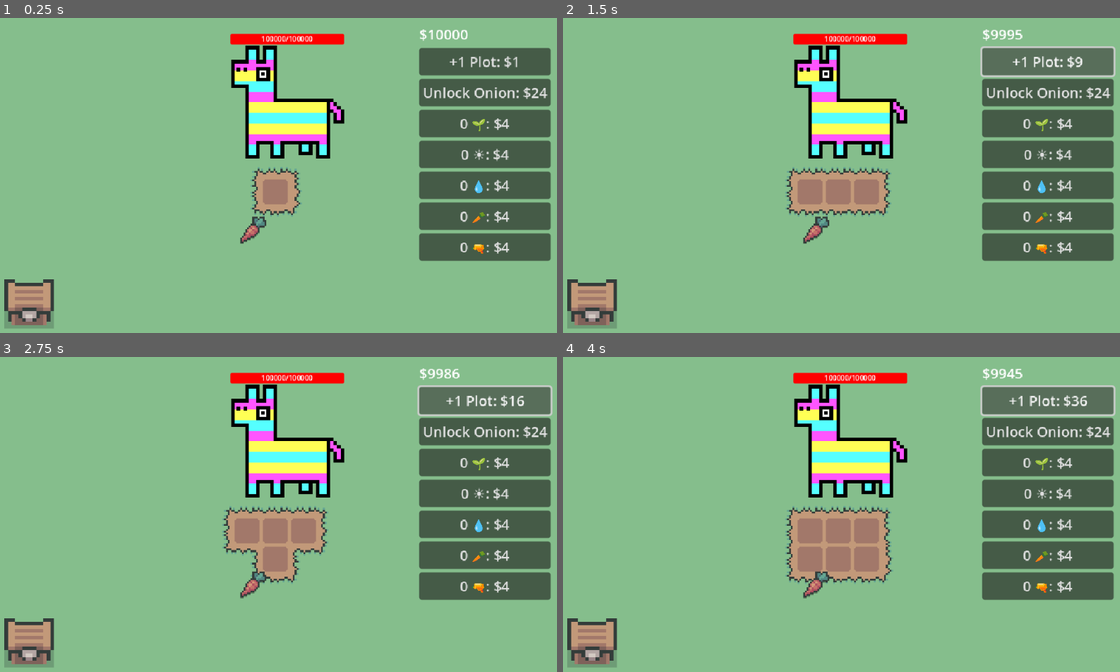
Above: before the commit, frames 1-4 (two rows, left to right).
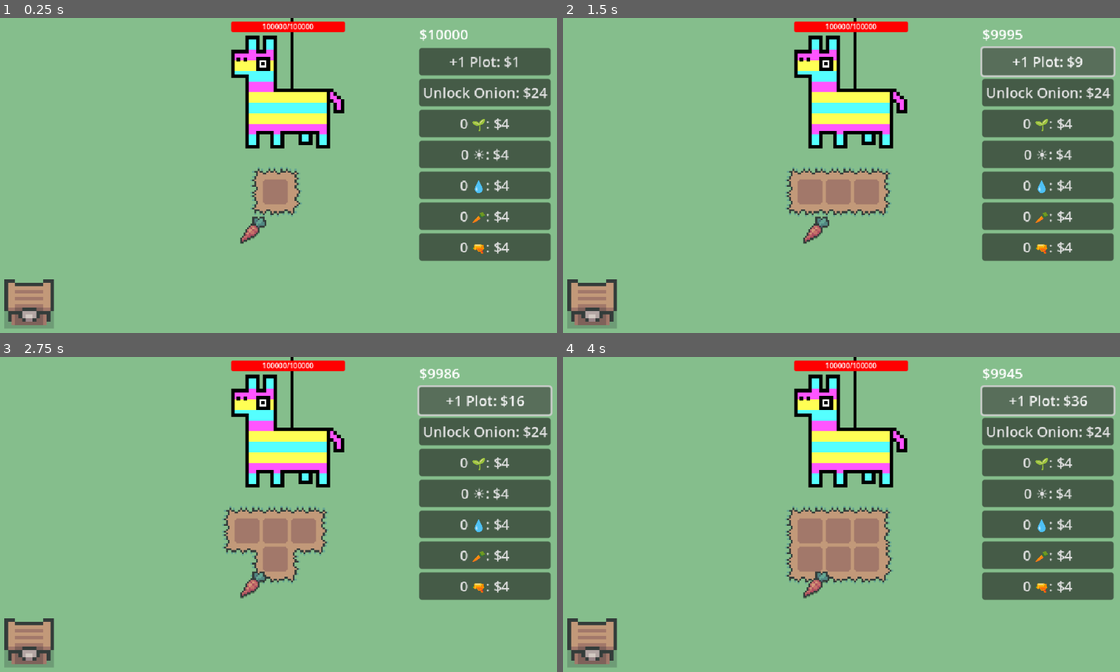
Above: after the commit, the same moments.

Repository: eric-marsh/farminata
Game: Godot game, scene res://scene/scene_switcher.tscn
Same seed, same stepped clock (60 frames per second), same inputs: the game is played once before the commit and once after it. Sound files missing from this copy of the repository are replaced by a short silence.
Inputs:
- Up to frame 1 (0.25 s): no input
- Up to frame 2 (1.5 s): click "+1 Plot: $1" at 0.5 s; click "+1 Plot: $4" at 1.25 s
- Up to frame 3 (2.75 s): click "+1 Plot: $9" at 2 s
- Up to frame 4 (4 s): click "+1 Plot: $16" at 2.75 s; click "+1 Plot: $25" at 3.5 s

The runs differ from the first frame. In frame 1, 5.5% of the frame differs, in the area x 41-62%, y 0-45%; in frame 2, 5.5%; in frame 3, 5.5%; in frame 4, 5.5%.

Commit message:
use rotation instead of pathline

Diff:
--- a/scene/main.tscn
+++ b/scene/main.tscn
@@ -53,4 +53,4 @@
 scale = Vector2(4, 4)
 
 [node name="Piniata" parent="." instance=ExtResource("10_tqoya")]
-position = Vector2(334, 127)
+position = Vector2(334, 53)
--- a/scene/piniata.tscn
+++ b/scene/piniata.tscn
@@ -1,8 +1,14 @@
-[gd_scene load_steps=13 format=3 uid="uid://c0isrep8hx4u6"]
+[gd_scene load_steps=12 format=3 uid="uid://c0isrep8hx4u6"]
 
 [ext_resource type="Texture2D" uid="uid://db0815guajv36" path="res://img/piniata/piniata.png" id="1_ddpin"]
 [ext_resource type="Script" uid="uid://dybxqlmd0pudk" path="res://script/piniata.gd" id="1_j2vsm"]
 [ext_resource type="PackedScene" uid="uid://dx7x4rdgygqg6" path="res://scene/output.tscn" id="3_odym4"]
+
+[sub_resource type="RectangleShape2D" id="RectangleShape2D_ddpin"]
+size = Vector2(64.5, 128)
+
+[sub_resource type="RectangleShape2D" id="RectangleShape2D_odym4"]
+size = Vector2(64, 128)
 
 [sub_resource type="StyleBoxEmpty" id="StyleBoxEmpty_odym4"]
 
@@ -15,18 +21,6 @@
 
 [sub_resource type="LabelSettings" id="LabelSettings_nu8ja"]
 font_size = 8
-
-[sub_resource type="Curve2D" id="Curve2D_odym4"]
-_data = {
-"points": PackedVector2Array(-19.7718, -35.2091, 26, 14, -50, -42, -26, 14, 0, 0, 50, -42)
-}
-point_count = 2
-
-[sub_resource type="RectangleShape2D" id="RectangleShape2D_ddpin"]
-size = Vector2(64.5, 128)
-
-[sub_resource type="RectangleShape2D" id="RectangleShape2D_odym4"]
-size = Vector2(64, 128)
 
 [sub_resource type="Animation" id="Animation_rrcj7"]
 length = 0.001
@@ -50,7 +44,7 @@
 tracks/0/type = "value"
 tracks/0/imported = false
 tracks/0/enabled = true
-tracks/0/path = NodePath("Path2D/PathFollow2D/Sprite2D:scale")
+tracks/0/path = NodePath("Node2D/Sprite2D:scale")
 tracks/0/interp = 1
 tracks/0/loop_wrap = true
 tracks/0/keys = {
@@ -70,12 +64,43 @@
 z_index = 3
 script = ExtResource("1_j2vsm")
 
+[node name="Node2D" type="Node2D" parent="."]
+position = Vector2(0, -97)
+
+[node name="Line2D" type="Line2D" parent="Node2D"]
+position = Vector2(5, -2)
+points = PackedVector2Array(0, 0, 0, 147)
+width = 3.0
+default_color = Color(0, 0, 0, 1)
+
+[node name="Output" parent="Node2D" instance=ExtResource("3_odym4")]
+position = Vector2(0, 149)
+enable_offset = true
+
+[node name="Sprite2D" type="Sprite2D" parent="Node2D"]
+texture = ExtResource("1_ddpin")
+offset = Vector2(0, 96)
+
+[node name="LeftArea" type="Area2D" parent="Node2D"]
+position = Vector2(0, 128)
+
+[node name="CollisionShape2D" type="CollisionShape2D" parent="Node2D/LeftArea"]
+position = Vector2(-32.25, 0)
+shape = SubResource("RectangleShape2D_ddpin")
+
+[node name="RightArea" type="Area2D" parent="Node2D"]
+position = Vector2(0, 128)
+
+[node name="CollisionShape2D" type="CollisionShape2D" parent="Node2D/RightArea"]
+position = Vector2(32, 0.5)
+shape = SubResource("RectangleShape2D_odym4")
+
 [node name="HealthBar" type="ProgressBar" parent="."]
 custom_minimum_size = Vector2(129, 2)
-offset_left = -65.0
-offset_top = -109.0
-offset_right = 64.0
-offset_bottom = -97.0
+offset_left = -64.0
+offset_top = -49.0
+offset_right = 65.0
+offset_bottom = -37.0
 theme_override_styles/background = SubResource("StyleBoxEmpty_odym4")
 theme_override_styles/fill = SubResource("StyleBoxFlat_rrcj7")
 value = 100.0
@@ -89,37 +114,10 @@
 label_settings = SubResource("LabelSettings_nu8ja")
 horizontal_alignment = 1
 
-[node name="Path2D" type="Path2D" parent="."]
-curve = SubResource("Curve2D_odym4")
-
-[node name="PathFollow2D" type="PathFollow2D" parent="Path2D"]
-position = Vector2(3.81443e-06, -31.5)
-progress = 51.5688
-loop = false
-
-[node name="Sprite2D" type="Sprite2D" parent="Path2D/PathFollow2D"]
-texture = ExtResource("1_ddpin")
-
-[node name="LeftArea" type="Area2D" parent="Path2D/PathFollow2D"]
-
-[node name="CollisionShape2D" type="CollisionShape2D" parent="Path2D/PathFollow2D/LeftArea"]
-position = Vector2(-32.25, 0)
-shape = SubResource("RectangleShape2D_ddpin")
-
-[node name="RightArea" type="Area2D" parent="Path2D/PathFollow2D"]
-
-[node name="CollisionShape2D" type="CollisionShape2D" parent="Path2D/PathFollow2D/RightArea"]
-position = Vector2(32, 0.5)
-shape = SubResource("RectangleShape2D_odym4")
-
-[node name="Output" parent="." instance=ExtResource("3_odym4")]
-position = Vector2(0, 23)
-enable_offset = true
-
 [node name="AnimationPlayerPulse" type="AnimationPlayer" parent="."]
 libraries = {
 &"": SubResource("AnimationLibrary_nu8ja")
 }
 
-[connection signal="input_event" from="Path2D/PathFollow2D/LeftArea" to="." method="_on_left_area_input_event"]
-[connection signal="input_event" from="Path2D/PathFollow2D/RightArea" to="." method="_on_right_area_input_event"]
+[connection signal="input_event" from="Node2D/LeftArea" to="." method="_on_left_area_input_event"]
+[connection signal="input_event" from="Node2D/RightArea" to="." method="_on_right_area_input_event"]
--- a/script/piniata.gd
+++ b/script/piniata.gd
@@ -4,8 +4,6 @@
 @onready var animation_player_pulse:AnimationPlayer = $AnimationPlayerPulse
 
 @onready var health_bar = $HealthBar
-
-
 
 var possible_outputs: Array[Enum.Drop_Type] = [
 	Enum.Drop_Type.Sun,
@@ -19,23 +17,25 @@
 	update_health_bar()
 
 var path_velocity: float = 0.0
-var path_default_progress: float = 0.5
+var path_default_progress: float = 0.0
 var damping: float = 1.0       # slows it down
 var spring_force: float = 5.0  # pulls back to center
 func _process(delta: float) -> void:
-	var path_follow = $Path2D/PathFollow2D
-	var displacement = path_follow.progress_ratio - path_default_progress
+	var displacement = $Node2D.rotation - path_default_progress
 
 	# spring + damping motion
 	var acceleration = -displacement * spring_force - path_velocity * damping
 	path_velocity += acceleration * delta
-	path_follow.progress_ratio += path_velocity * delta
+	$Node2D.rotation += path_velocity * delta
 
 	# clamp to [0.0, 1.0] to stay on path
-	path_follow.progress_ratio = clamp(path_follow.progress_ratio, 0.0, 1.0)
+	$Node2D.rotation = clamp($Node2D.rotation, -360.0, 360.0)
+
 
 func animate_hit(strength: float) -> void:
 	path_velocity += strength
+	var n = 0.1
+	path_velocity = clamp(path_velocity, -n, n)
 
 
 func update_health_bar(damage_amount: int = 0) -> void:
@@ -45,7 +45,6 @@
 		return
 	var pos = health_bar.global_position + Vector2((health_bar.size.x * (State.piniata_hp / State.max_piniata_hp)), 6)
 	Util.create_explosion_particle(pos, Color.RED, damage_amount)
-
 
 #var chance_of_output: float = 0.2
 var chance_of_output: float = 0.6
@@ -70,7 +69,7 @@
 	if drop_type == Enum.Drop_Type.X:
 		return
 
-	$Output.trigger_output(drop_type, Vector2.ZERO)
+	$Node2D/Output.trigger_output(drop_type, Vector2.ZERO)
 
 
 func get_random_output() -> Enum.Drop_Type:
@@ -96,10 +95,10 @@
 func _on_left_area_input_event(viewport: Node, event: InputEvent, shape_idx: int) -> void:
 	if event is InputEventMouseButton:
 		if event.button_index == MOUSE_BUTTON_LEFT and event.pressed:
-			hit_piniata(State.hit_strength)
+			hit_piniata(State.hit_strength * -1)
 
 
 func _on_right_area_input_event(viewport: Node, event: InputEvent, shape_idx: int) -> void:
 	if event is InputEventMouseButton:
 		if event.button_index == MOUSE_BUTTON_LEFT and event.pressed:
-			hit_piniata(State.hit_strength * -1)
+			hit_piniata(State.hit_strength)
Binary file changed: img/piniata/piniata.png
